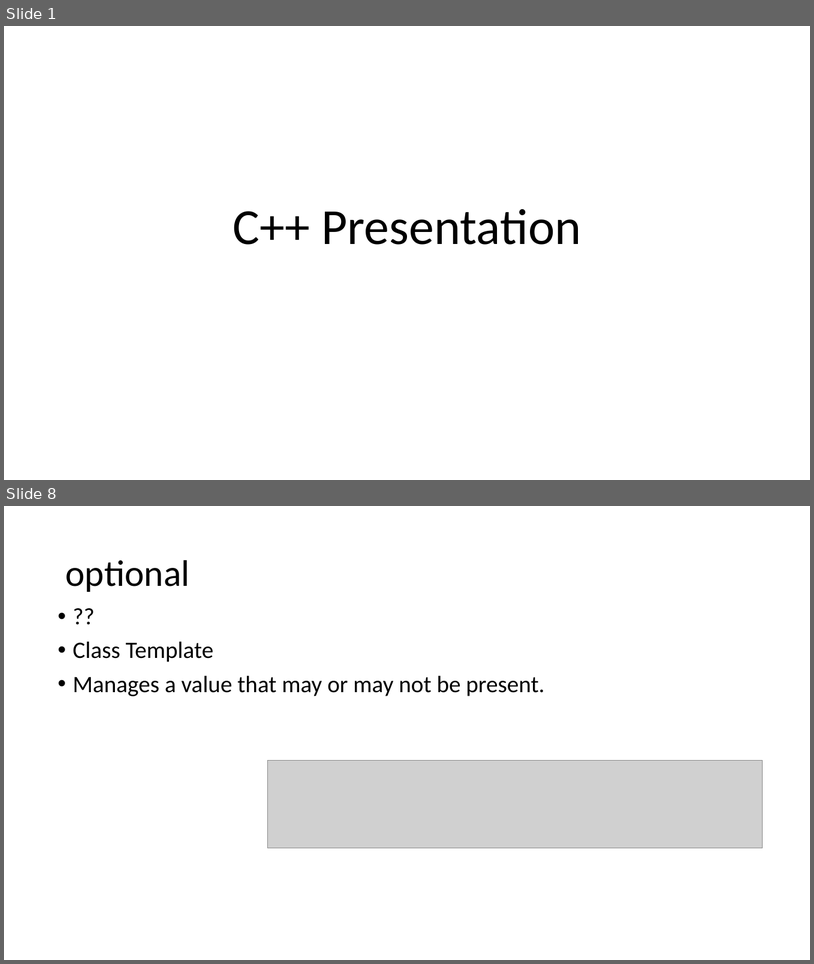
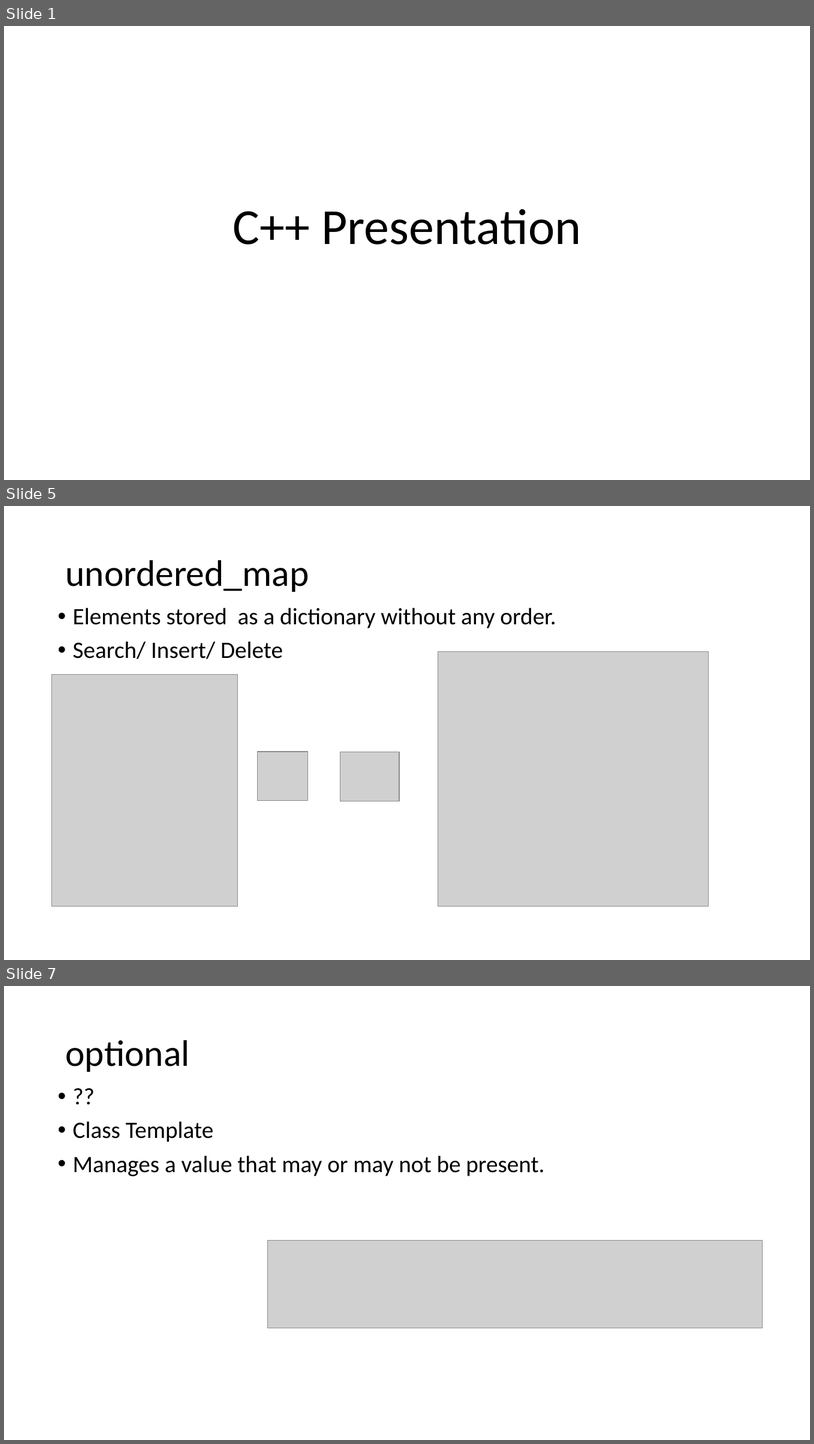
Before and after one commit to muksiddheswar/CPP-Examples, a slide deck: STL/STL_Presentation.pptx. Shown one above the other, each under a label of ours: slides 1 and 8 before the commit, slides 1, 5 and 7 after it; the slides between them are not shown. The pictures are 814x964 and 814x1444 pixels, drawn with LibreOffice and Linux fonts; fonts in the diff are those of the drawing; grey boxes stand for pictures. Boxes give left, top, right and bottom in pixels: in the first picture for what was removed or moved away, otherwise in the second. Text is boxed around its words. In the diff, an @@ line names an element or a change of style, - is before the commit and + after.

```diff
--- a/STL/STL_Presentation.pptx
+++ b/STL/STL_Presentation.pptx
@@ slide 5 added at [4,506,810,960], background #FFFFFF @@
@@ title added at [65,560,309,592], 44 pt, text #000000 @@
+unordered_map
@@ text added at [73,607,556,659], 28 pt, text #000000 @@
+• Elements stored as a dictionary without any order.
+• Search/ Insert/ Delete
@@ picture added at [438,652,709,906] @@
@@ picture added at [52,674,237,906] @@
@@ picture added at [257,751,308,801] @@
@@ picture added at [341,751,399,801] @@
@@ what was slide 8 is now slide 7 @@
```
Also in this commit, not shown: 3 slides changed, 5 other slides added.
